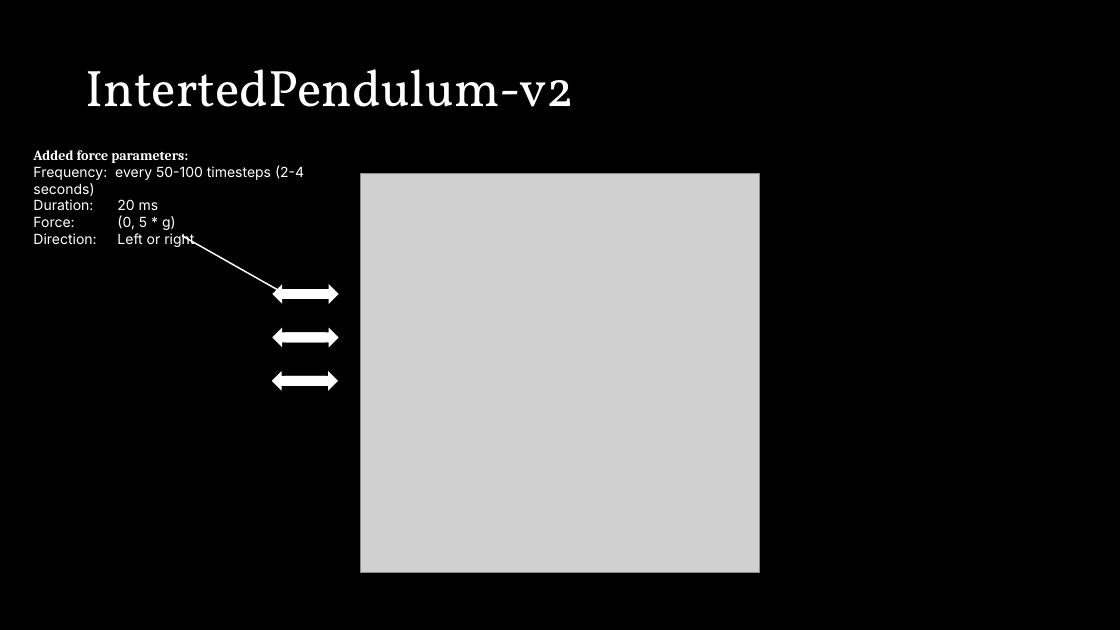
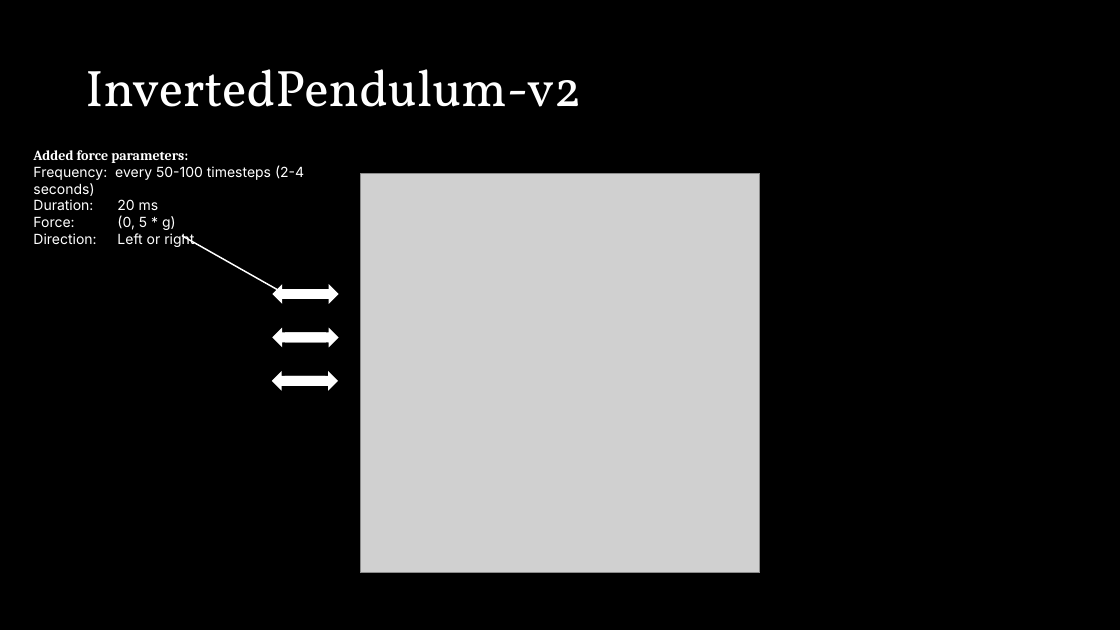
Before and after one commit to miracleyoo/TD3, a slide deck: slide 3 of documents/Real-time Quicknets.pptx. Drawn at 1120x630 pixels with LibreOffice and Linux fonts; fonts in the diff are those of the drawing; grey boxes stand for pictures. Boxes give left, top, right and bottom in pixels: in the first picture for what was removed or moved away, otherwise in the second. Text is boxed around its words. In the diff, an @@ line names an element or a change of style, - is before the commit and + after.

```diff
--- a/documents/Real-time Quicknets.pptx
+++ b/documents/Real-time Quicknets.pptx
@@ title at box(85, 69, 581, 107): text changed @@
-IntertedPendulum-v2
+InvertedPendulum-v2
```
Also in this commit, not shown: 5 slides added, 2 other files.
